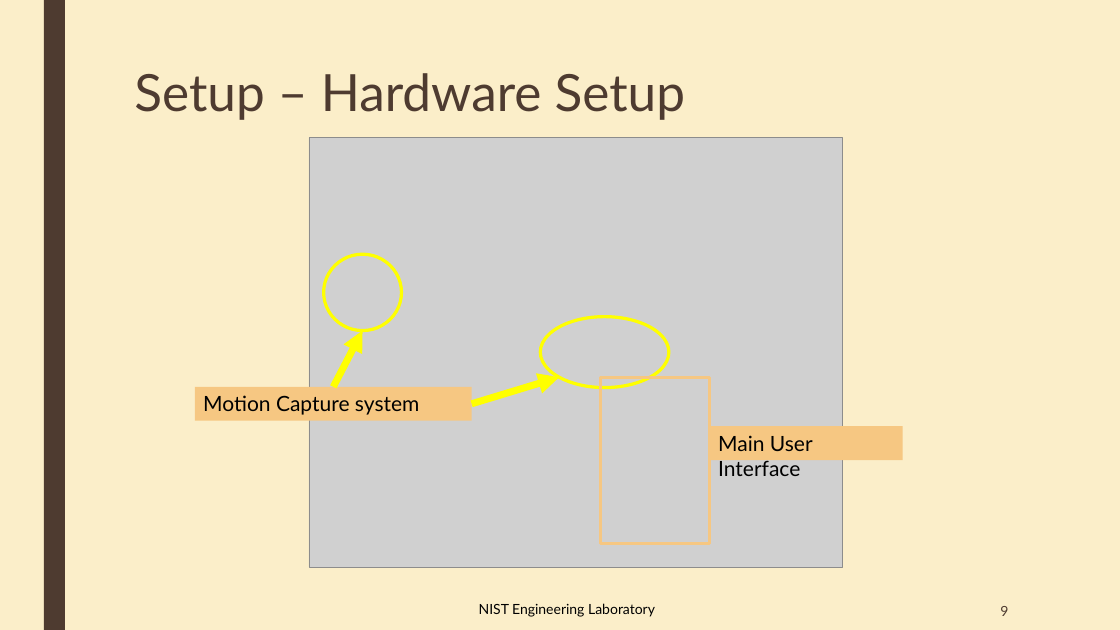
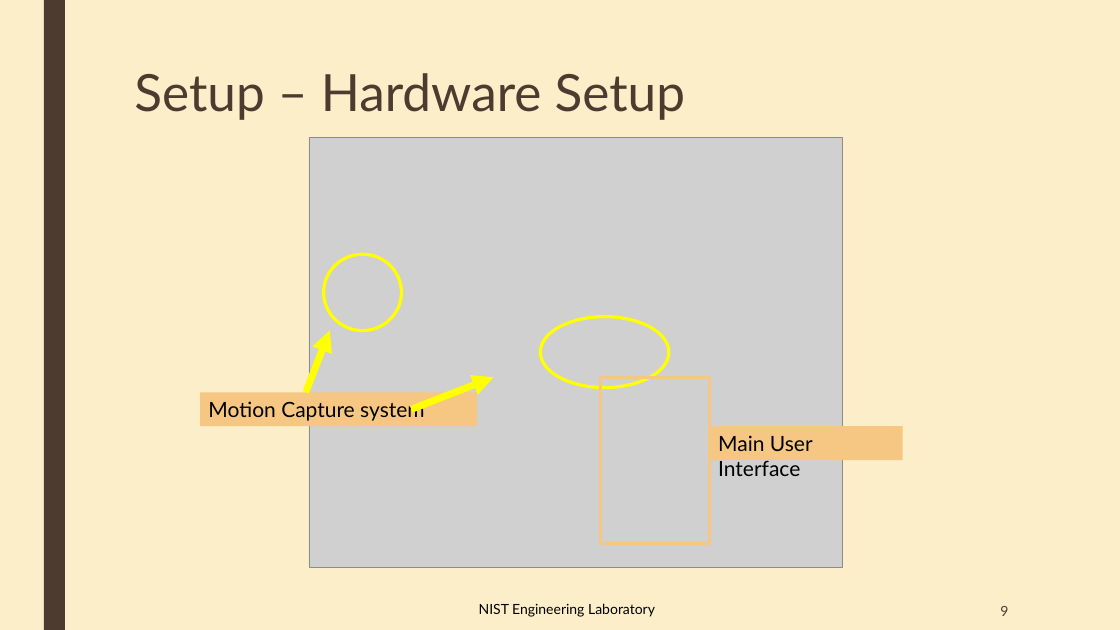
Before and after one commit to OvercodedStack/CRPI-UI-DOCUMENTATION-Summer-of-2019, a slide deck: slide 9 of Collaborative Robotics User interface and HRI Metrics [Autosaved].pptx. Drawn at 1120x630 pixels with LibreOffice and Linux fonts; fonts in the diff are those of the drawing; grey boxes stand for pictures. Boxes give left, top, right and bottom in pixels: in the first picture for what was removed or moved away, otherwise in the second. Text is boxed around its words. In the diff, an @@ line names an element or a change of style, - is before the commit and + after.

```diff
--- a/Collaborative Robotics User interface and HRI Metrics [Autosaved].pptx
+++ b/Collaborative Robotics User interface and HRI Metrics [Autosaved].pptx
@@ arrow moved from (334, 387) - (363, 331) to (306, 392) - (330, 331) @@
@@ arrow moved from (471, 404) - (560, 377) to (412, 409) - (494, 377) @@
@@ rectangle "Motion Capture system": place and size @@
-rectangle "Motion Capture system" at box(195, 387, 471, 421)
+rectangle "Motion Capture system" at box(200, 392, 476, 426)
```
Also in this commit, not shown: 1 other slide changed, 7 other files.
